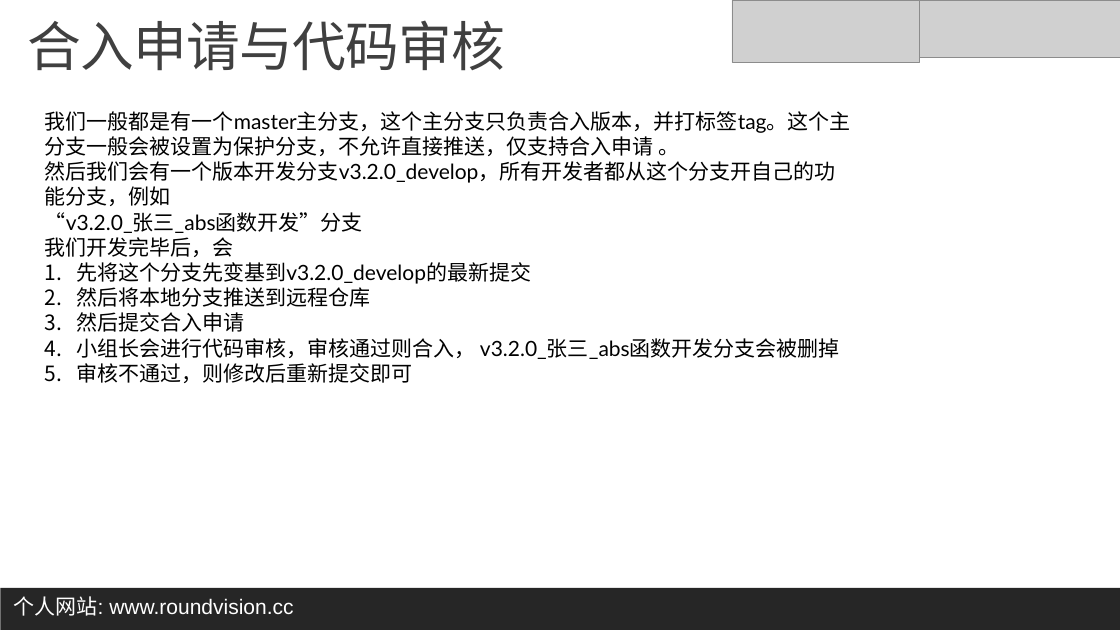
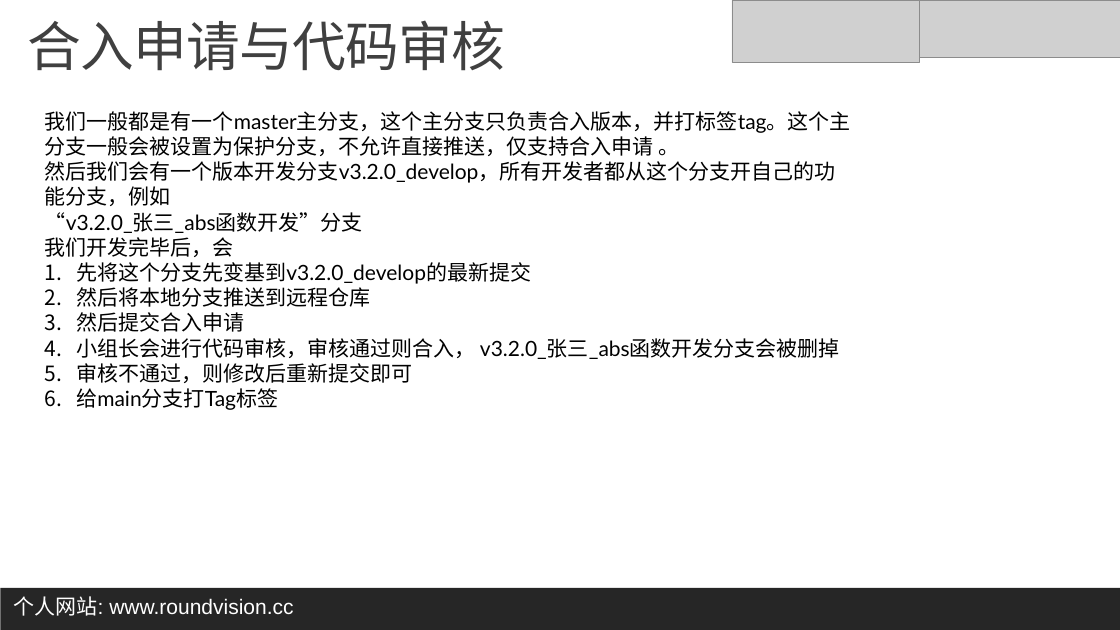
Before and after one commit to zhouxuan2023/GitOneMinute, a slide deck: slide 17 of tutorial/一分钟Git入门实战讲义.pptx. Drawn at 1120x630 pixels with LibreOffice and Linux fonts; fonts in the diff are those of the drawing; grey boxes stand for pictures. Boxes give left, top, right and bottom in pixels: in the first picture for what was removed or moved away, otherwise in the second. Text is boxed around its words. In the diff, an @@ line names an element or a change of style, - is before the commit and + after.

```diff
--- a/tutorial/一分钟Git入门实战讲义.pptx
+++ b/tutorial/一分钟Git入门实战讲义.pptx
@@ text at (76,388,278,410): paragraph added @@
+6. 给main分支打Tag标签
```
Also in this commit, not shown: 3 other slides changed.
